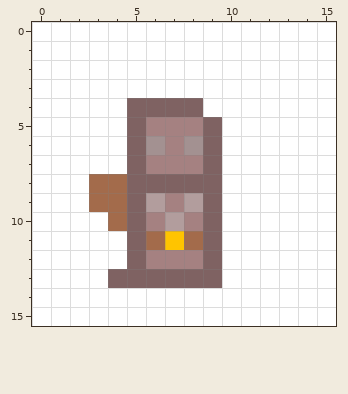
Pixel-art sprite -- the echo of the angels/assets/player/player_right.png. This is how it looked before the edit.
The file is 16x16 pixels.
After the commit:
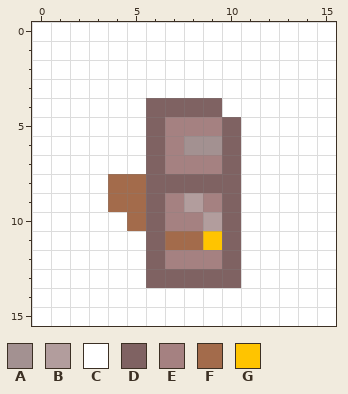
Palette (. is transparent): A #a39191  B #b29d9d  C #ffffff  D #7f6262  E #a58181  F #a36b4b  G #ffc400
Change:
@@ x 0..15 @@
  3 CCCCCCCCCCCCCCCC
- 4 CCCCCDDDDCCCCCCC
- 5 CCCCCDEEEDCCCCCC
- 6 CCCCCDAEADCCCCCC
- 7 CCCCCDEEEDCCCCCC
- 8 CCCFFDDDDDCCCCCC
- 9 CCCFFDBEBDCCCCCC
-10 CCCCFDEBEDCCCCCC
-11 CCCCCDFGFDCCCCCC
-12 CCCCCDEEEDCCCCCC
-13 CCCCDDDDDDCCCCCC
+ 4 CCCCCCDDDDCCCCCC
+ 5 CCCCCCDEEEDCCCCC
+ 6 CCCCCCDEAADCCCCC
+ 7 CCCCCCDEEEDCCCCC
+ 8 CCCCFFDDDDDCCCCC
+ 9 CCCCFFDEBEDCCCCC
+10 CCCCCFDEEBDCCCCC
+11 CCCCCCDFFGDCCCCC
+12 CCCCCCDEEEDCCCCC
+13 CCCCCCDDDDDCCCCC
 14 CCCCCCCCCCCCCCCC
Changed places in both pictures, as pixel boxes (x1, y1, x2, y2):
changed: (89, 98, 241, 288)
